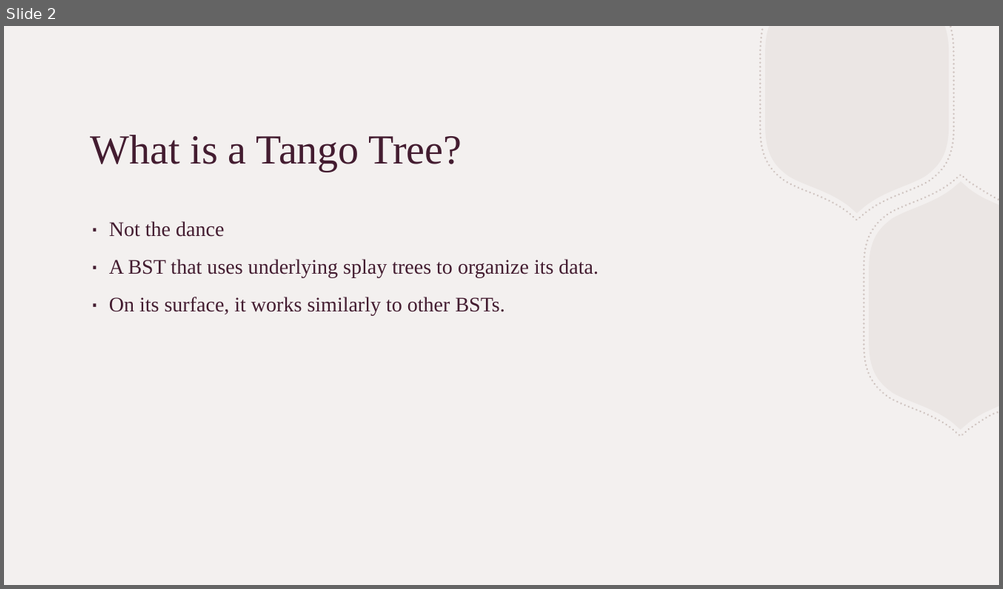
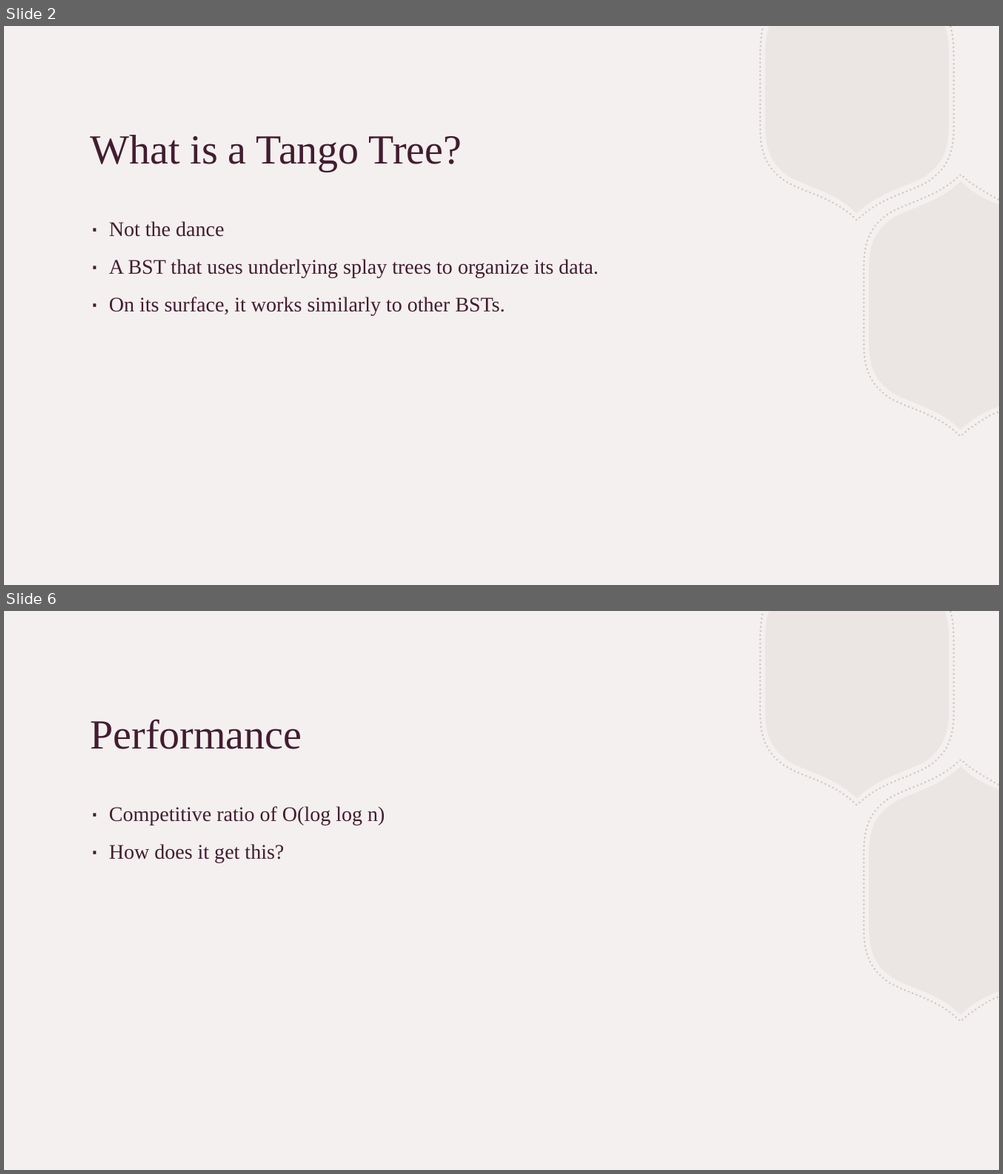
Before and after one commit to nathanielketema/HashTable, a slide deck: Tango Tree.pptx. Shown one above the other, each under a label of ours: slide 2 before the commit, slides 2 and 6 after it; the slides between them are not shown. The pictures are 1003x589 and 1003x1174 pixels, drawn with LibreOffice and Linux fonts; fonts in the diff are those of the drawing. Boxes give left, top, right and bottom in pixels: in the first picture for what was removed or moved away, otherwise in the second. Text is boxed around its words. In the diff, an @@ line names an element or a change of style, - is before the commit and + after.

```diff
--- a/Tango Tree.pptx
+++ b/Tango Tree.pptx
@@ slide 6 added at (x1=4, y1=611, x2=999, y2=1170), background #F3F0EF; not listed: 4 template elements that a slide beside it also shows @@
@@ title added at (x1=91, y1=719, x2=302, y2=749), 40 pt, text #431C30 @@
+Performance
@@ text added at (x1=109, y1=806, x2=384, y2=863), 20 pt, text #431C30 @@
+∙ Competitive ratio of O(log log n)
+∙ How does it get this?
```
Also in this commit, not shown: 2 slides changed, 2 other slides added, 1 slide removed.
